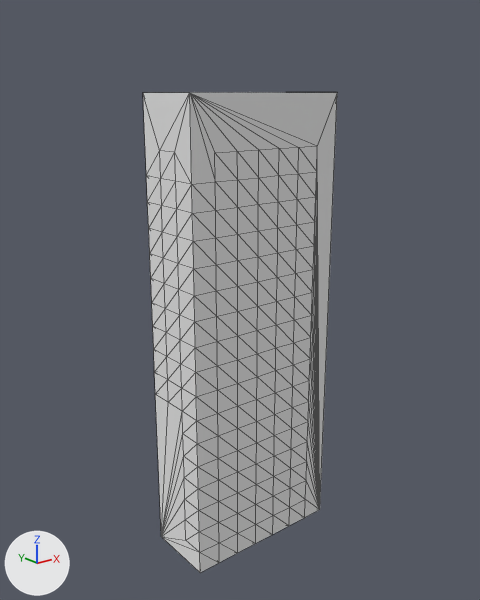
The OBJ model src/Assets/models/the_assassins/wall_half.obj, before and after one commit.
Rendered twice from a 50 mm lens placed at (-3.31, -3.9, 1.9), pointed at (-1.66, -1.83, 1.08). The lights are fixed; the arrows at lower left show +X, +Y and +Z. Mesh edges are drawn as thin lines. Where no turn or scale is listed for an object, it has been applied to the vertices. Vertices at the same position are counted once.

The first picture shows 'Untitled'.
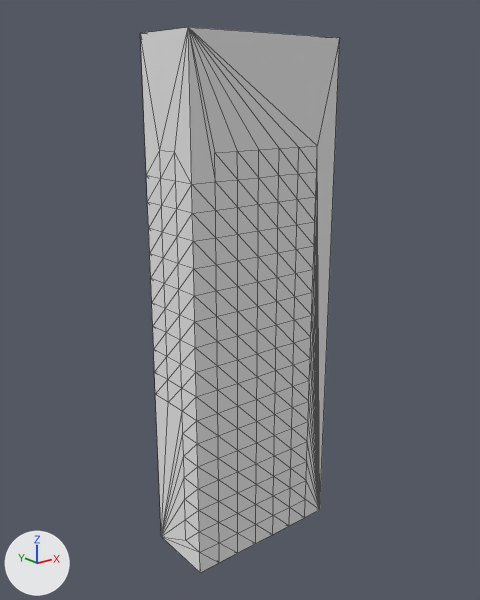
Where the change shows, as pixel boxes [x1, y1, x2, y2] in the pictures (480 x 600 px; the box of a moved part takes in the faces that stretch with it):
'Untitled', reshaped (13% taller)
    before: [143, 92, 337, 573]
    after: [140, 27, 340, 573]
part 1 of me_untitled, moved or reshaped
    before: [143, 92, 337, 497]
    after: [140, 27, 340, 497]

The edits, one by one:
me_untitled has 186 vertices, 368 faces and spans x -2.0..-1.3, y -2.0..-1.7, z 0.0..1.9.
me_untitled is used by ob_untitled; location (0.0, 0.0, 0.0).
Before the commit, vertices of me_untitled: 56 (-2.0, -2.0, 1.9) at pixel (189, 92), 57 (-2.0, -1.7, 1.9) at pixel (142, 92), 60 (-1.3, -2.0, 1.9) at pixel (337, 92), 61 (-1.3, -1.7, 1.9) at pixel (285, 92).
Part 1, on me_untitled:
Vertices 56, 57, 60, 61 of me_untitled move by (0.0, 0.0, 0.2).
